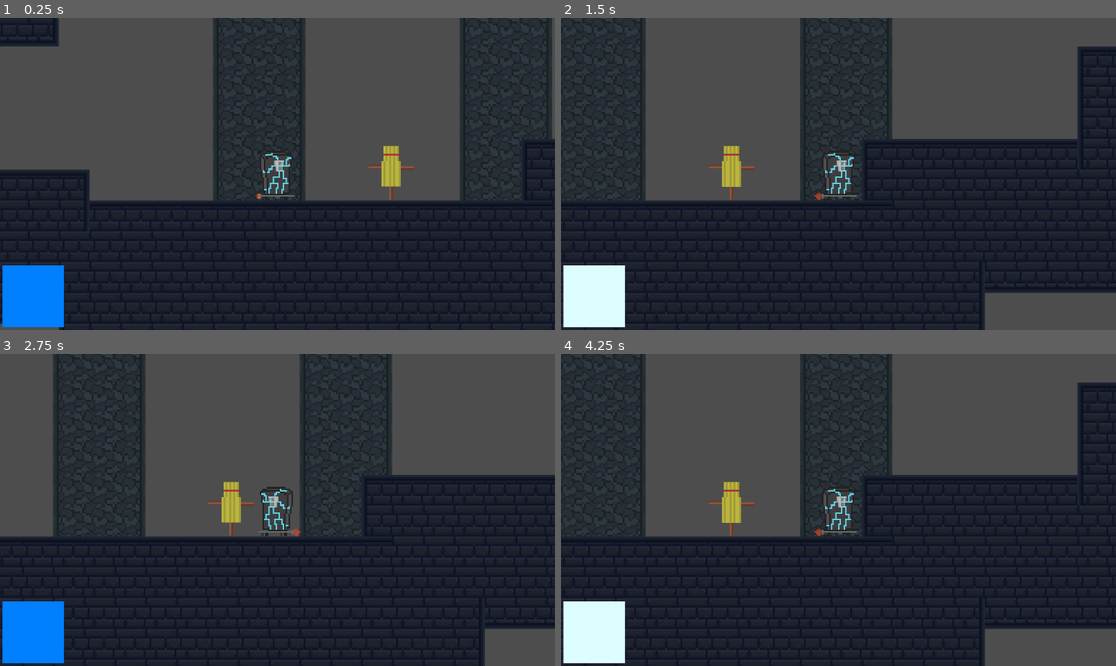
Above: before the commit, frames 1-4 (two rows, left to right).
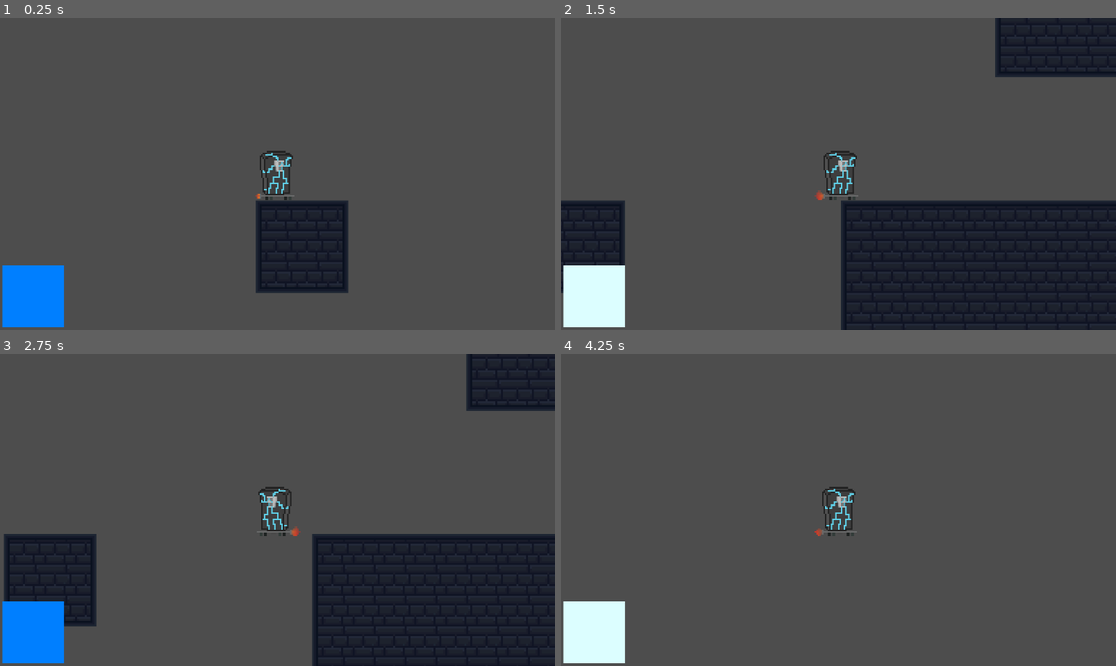
Above: after the commit, the same moments.

Repository: needaschoolproxy/BossFight
Game: Godot game, scene res://scenes/MainScene.tscn
Same seed, same stepped clock (60 frames per second), same inputs: the game is played once before the commit and once after it.
Inputs (mouse positions are in pixels of both pictures, inside the frame that each line leads up to):
- Up to frame 1 (0.25 s): no input
- Up to frame 2 (1.5 s): move the mouse to (960, 158) at 0.52 s; hold D (right) from 0.53 s (still down); click (960, 158) at 0.6 s; tap Space (jump) at 0.77, 1.07 s; tap Shift (dash) at 0.8, 1.35 s; move the mouse to (727, 189) at 1.27 s
- Up to frame 3 (2.75 s): tap Space (jump) at 1.52, 1.55, 1.82 s; move the mouse to (333, 441) at 2.02 s; release D (right) at 2.03 s; hold A (left) from 2.03 s (still down); hold Space (jump) from 2.03 s (still down); click (333, 441) at 2.3 s
- Up to frame 4 (4.25 s): move the mouse to (810, 572) at 2.77 s; release A (left) at 2.78 s; release Space (jump) at 2.78 s; hold D (right) from 2.78 s (still down); click (810, 572) at 2.85 s; tap Space (jump) at 3.02, 3.32 s; tap Shift (dash) at 3.05, 3.6 s; move the mouse to (1005, 556) at 3.52 s; hold Space (jump) from 3.53 s (still down)

The runs differ from the first frame. In frame 1, 56% of the frame differs, in the area x 0-100%, y 0-100%; in frame 2, 51%; in frame 3, 47%; in frame 4, 65%.

Commit message:
bug fixes

Diff:
--- a/scenes/MainScene.tscn
+++ b/scenes/MainScene.tscn
@@ -66,15 +66,15 @@
 physics_layer_0/collision_mask = 3
 sources/0 = SubResource("TileSetAtlasSource_c6dvc")
 
-[node name="Node2D" type="Node2D"]
+[node name="Node2D2" type="Node2D"]
 
 [node name="CharacterBody2D" parent="." instance=ExtResource("1_echbf")]
-position = Vector2(-122, -184)
+position = Vector2(-2131, -332)
+
+[node name="Enemy" parent="." instance=ExtResource("3_c6dvc")]
+position = Vector2(107, -138)
 
 [node name="TileMapLayer" type="TileMapLayer" parent="."]
 scale = Vector2(4, 4)
-tile_map_data = PackedByteArray("AAD3//7/AAAFAAEAAAD4//7/AAA …(6879 unchanged characters)… AFAAEAAAAOAPv/AAAEAAEAAAAOAPr/AAAEAAEAAAA=")
+tile_map_data = PackedByteArray("AAD3//7/AAAFAAEAAAD4//7/AAA …(6879 unchanged characters)… AFAAEAAAAOAPv/AAAEAAEAAAAOAPr/AAAEAAEAAADe//3/AAADAAAAAADe//7/AAADAAEAAADe////AAADAAIAAADf//3/AAAEAAAAAADf//7/AAAEAAEAAADf////AAAEAAIAAADg//3/AAAFAAAAAADg//7/AAAFAAEAAADg////AAAFAAIAAAA=")
 tile_set = SubResource("TileSet_echbf")
-
-[node name="Enemy" parent="." instance=ExtResource("3_c6dvc")]
-position = Vector2(107, -138)
--- a/scenes/player.tscn
+++ b/scenes/player.tscn
@@ -11,6 +11,10 @@
 [sub_resource type="AtlasTexture" id="AtlasTexture_jej6c"]
 atlas = ExtResource("2_qhqgy")
 region = Rect2(576, 0, 64, 64)
+
+[sub_resource type="AtlasTexture" id="AtlasTexture_oprun"]
+atlas = ExtResource("2_qhqgy")
+region = Rect2(704, 0, 64, 64)
 
 [sub_resource type="AtlasTexture" id="AtlasTexture_qhqgy"]
 atlas = ExtResource("2_qhqgy")
@@ -64,6 +68,14 @@
 "loop": false,
 "name": &"Attack",
 "speed": 20.0
+}, {
+"frames": [{
+"duration": 1.0,
+"texture": SubResource("AtlasTexture_oprun")
+}],
+"loop": true,
+"name": &"Attack2",
+"speed": 5.0
 }, {
 "frames": [{
 "duration": 1.0,
@@ -129,9 +141,7 @@
 position = Vector2(-1, -51)
 scale = Vector2(3.03125, 3.28125)
 sprite_frames = SubResource("SpriteFrames_tuyoq")
-animation = &"Attack"
-frame = 1
-frame_progress = 1.0
+animation = &"Attack2"
 
 [node name="CollisionShape2D" type="CollisionShape2D" parent="."]
 position = Vector2(0, 3)
@@ -158,6 +168,7 @@
 script = ExtResource("3_qhqgy")
 
 [node name="AttackArea" type="Area2D" parent="."]
+collision_mask = 2
 monitoring = false
 
 [node name="CollisionShape2D" type="CollisionShape2D" parent="AttackArea"]
--- a/scripts/player.gd
+++ b/scripts/player.gd
@@ -18,12 +18,16 @@
 var ATTACK_DAMAGE = 20
 var ATTACK_KNOCKBACK = 400.0
 var can_attack = true
-const ATTACK_COOLDOWN = 0.5
+const ATTACK_COOLDOWN = 0.2
+var jumping = false
+var attack_stage = 1
 
-var jumping = false
+enum state {idle, run, jump, attack, dash}
+var current_state = state.idle
 
-enum state {idle,run,jump,attack,dash}
-var current_state = state.idle
+func _ready():
+	attack_area.collision_mask = 1 << 1
+	attack_area.monitoring = false
 
 func _process(delta: float) -> void:
 	match current_state:
@@ -34,20 +38,25 @@
 		state.jump:
 			sprite.play("Jump")
 		state.attack:
-			sprite.play("Attack")
+			if attack_stage == 1 and sprite.animation != "Attack":
+				sprite.play("Attack")
+			elif attack_stage == 2 and sprite.animation != "Attack2":
+				sprite.play("Attack2")
 		state.dash:
 			sprite.play("Dash")
-			set_collision_mask_value(2,false)
+			set_collision_mask_value(2, false)
 
 	if not is_on_floor():
 		if velocity.y > 0:
 			velocity.y += GRAVITY * FAST_FALL_MULTIPLIER * delta
 		else:
 			velocity.y += GRAVITY * delta
-		current_state = state.jump
+		if current_state != state.attack and current_state != state.dash:
+			current_state = state.jump
 	else:
 		doublejumped = false
-		current_state = state.idle
+		if current_state != state.attack and current_state != state.dash:
+			current_state = state.idle
 		velocity.y = 0
 		if jumping:
 			jumping = false
@@ -55,20 +64,20 @@
 	if Input.is_action_just_pressed("jump"):
 		if is_on_floor():
 			velocity.y = JUMP_VELOCITY
+			trigger_jump_anim()
 		elif not doublejumped:
 			velocity.y = JUMP_VELOCITY
 			doublejumped = true
+			trigger_jump_anim()
 
 	if not Input.is_action_pressed("jump") and velocity.y < 0:
 		velocity.y *= JUMP_CUT_MULTIPLIER
 
 	var direction := Input.get_axis("left", "right")
 	if direction != 0:
-		current_state = state.run
-		if dashing:
-			velocity.x = direction * DASH_SPEED
-		else:
-			velocity.x = direction * SPEED
+		if not attacking and not dashing:
+			current_state = state.run
+		velocity.x = direction * (DASH_SPEED if dashing else SPEED)
 		sprite.flip_h = direction < 0
 	else:
 		velocity.x = move_toward(velocity.x, 0, SPEED * 2 * delta)
@@ -79,12 +88,63 @@
 		dash_time.start()
 		dash_cooldown_timer.start()
 		current_state = state.dash
+
+	if Input.is_action_just_pressed("attack") and not attacking and can_attack:
+		start_attack()
+
 	move_and_slide()
+
+func start_attack():
+	attacking = true
+	can_attack = false
+	current_state = state.attack
+
+	var base_offset_x = 50
+	attack_area.position.x = abs(base_offset_x)
+	attack_area.scale.x = 1 if not sprite.flip_h else -1
+
+	if attack_stage == 1:
+		sprite.play("Attack")
+	else:
+		sprite.play("Attack2")
+
+	attack_area.monitoring = true
+	$AttackArea/CollisionShape2D.disabled = false
+
+	if not attack_area.is_connected("body_entered", Callable(self, "_on_attack_area_body_entered")):
+		attack_area.connect("body_entered", Callable(self, "_on_attack_area_body_entered"))
+
+	await get_tree().create_timer(0.1).timeout
+
+	attack_area.monitoring = false
+	$AttackArea/CollisionShape2D.disabled = true
+	attacking = false
+
+	attack_stage = 2 if attack_stage == 1 else 1
+
+	if is_on_floor():
+		current_state = state.idle
+	elif velocity.y != 0:
+		current_state = state.jump
+
+	await get_tree().create_timer(ATTACK_COOLDOWN).timeout
+	can_attack = true
+
+func _on_attack_area_body_entered(body):
+	if body.has_method("take_damage"):
+		var knock_dir = -1 if sprite.flip_h else 1
+		body.take_damage(ATTACK_DAMAGE, Vector2(knock_dir * ATTACK_KNOCKBACK, -200))
+		velocity.x = -knock_dir * 100
+
+func trigger_jump_anim():
+	jumping = true
+	if sprite.animation != "Jump":
+		sprite.play("Jump")
 
 func _on_dash_time_timeout() -> void:
 	dashing = false
 	current_state = state.idle
-	set_collision_mask_value(2,true)
+	set_collision_mask_value(2, true)
 
 func _on_dash_cooldown_timer_timeout() -> void:
 	can_dash = true
Binary file changed: assets/Sprite-0015.png
Not shown: 1 places in node_2d.tscn that only renumber resources
Not shown: 1 places in scenes/player.tscn that only renumber resources
